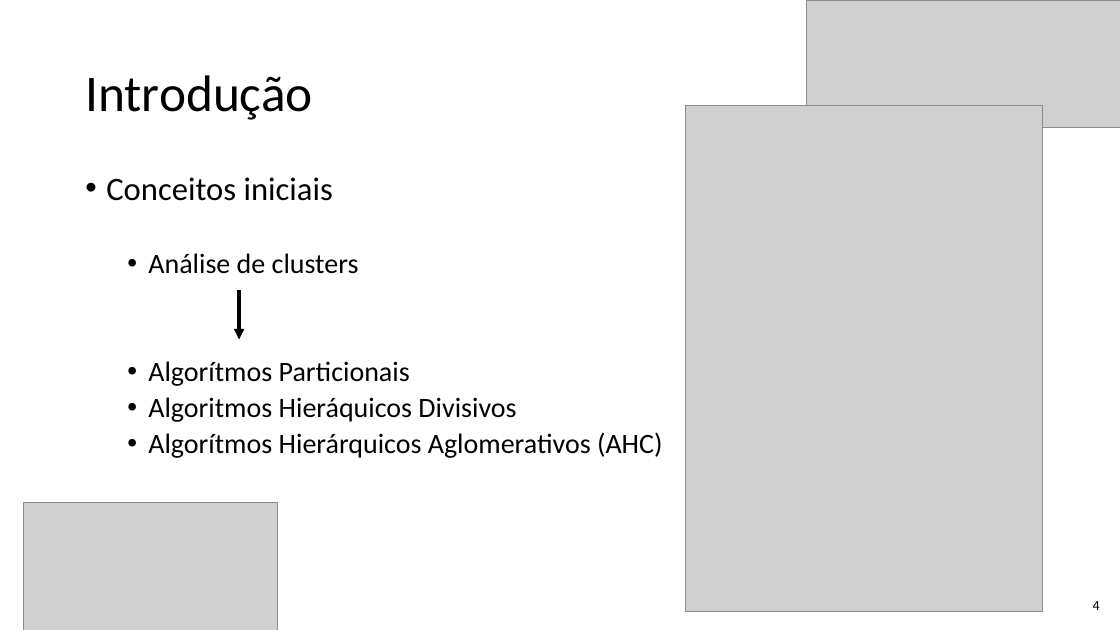
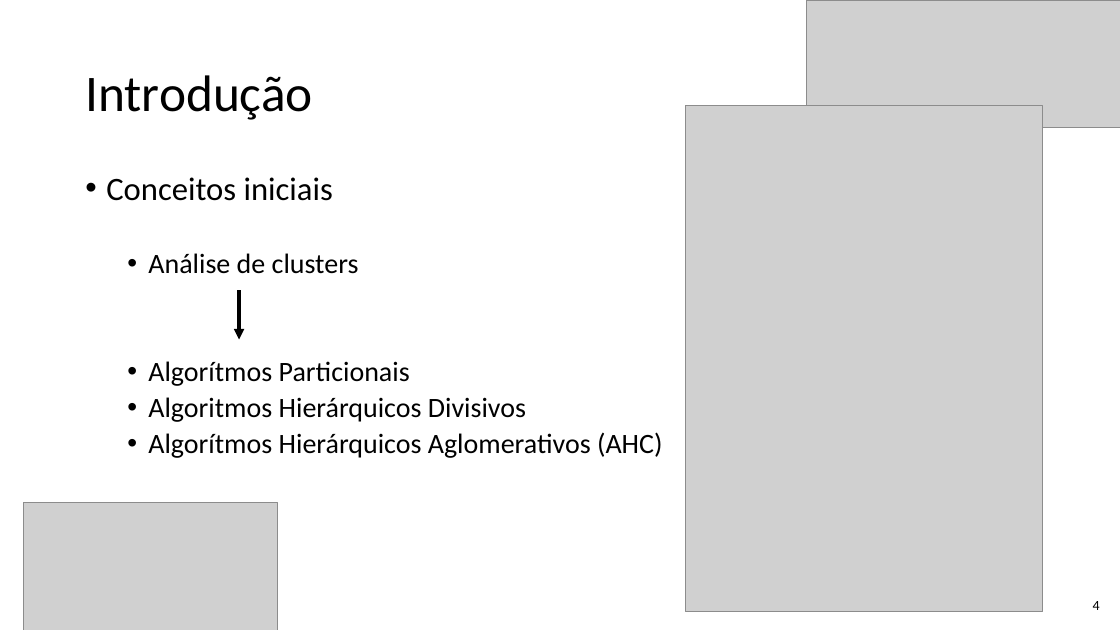
Before and after one commit to Marcio-Salmazo/PRT_Agrupamento, a slide deck: slide 4 of Seminario/Optimal Clusters Final.pptx. Drawn at 1120x630 pixels with LibreOffice and Linux fonts; fonts in the diff are those of the drawing; grey boxes stand for pictures. Boxes give left, top, right and bottom in pixels: in the first picture for what was removed or moved away, otherwise in the second. Text is boxed around its words. In the diff, an @@ line names an element or a change of style, - is before the commit and + after.

```diff
--- a/Seminario/Optimal Clusters Final.pptx
+++ b/Seminario/Optimal Clusters Final.pptx
@@ text at <box>148,397,526,422</box>: text changed @@
-  • Algoritmos Hieráquicos Divisivos
+  • Algoritmos Hierárquicos Divisivos
```
Also in this commit, not shown: 1 other slide changed, 2 other files.
